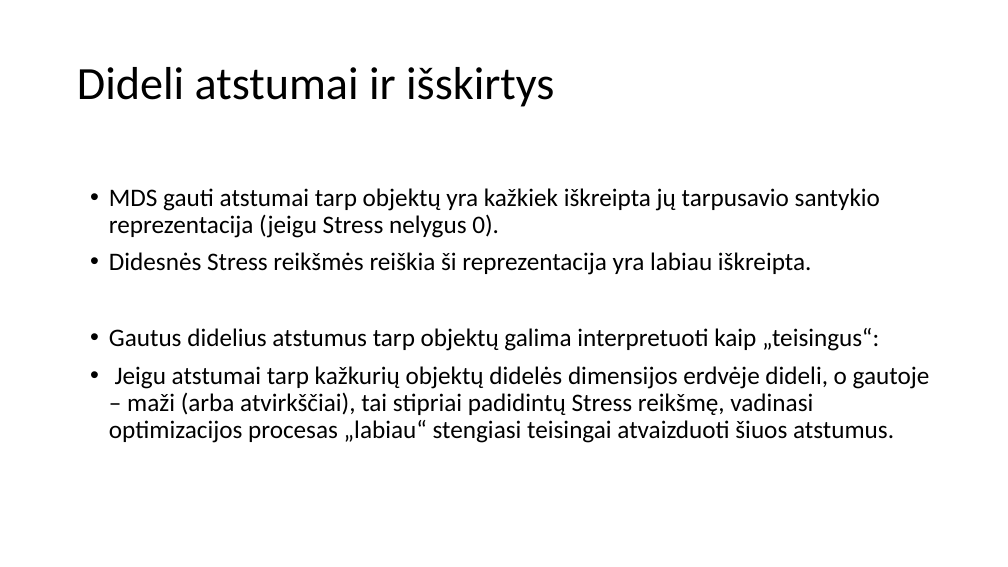
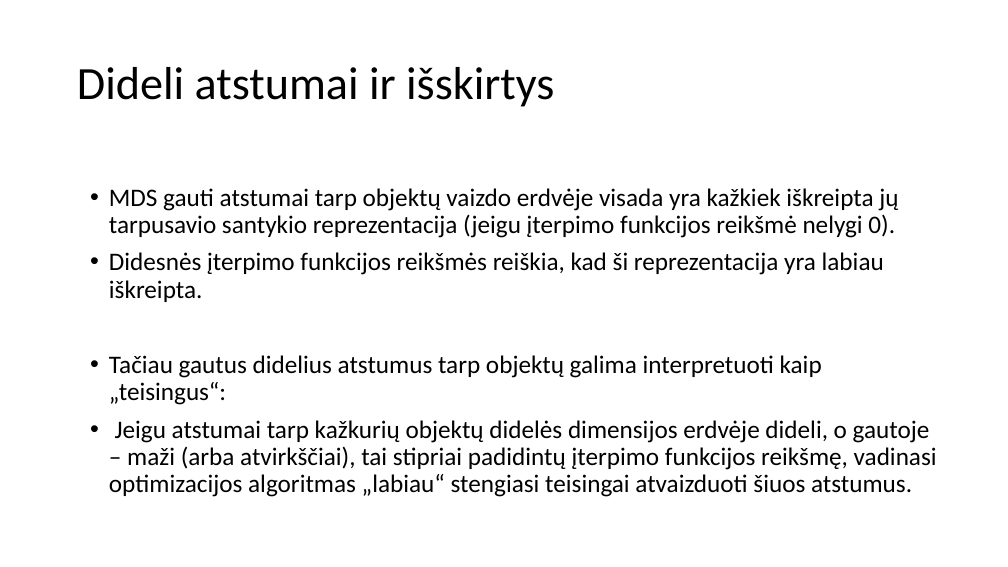
Before and after one commit to dovmar/PDVS, a slide deck: slide 33 of MDS/MDS_pristatymas.pptx (slide 29 before the commit). Drawn at 1008x567 pixels with LibreOffice and Linux fonts; fonts in the diff are those of the drawing. Boxes give left, top, right and bottom in pixels: in the first picture for what was removed or moved away, otherwise in the second. Text is boxed around its words. In the diff, an @@ line names an element or a change of style, - is before the commit and + after.

```diff
--- a/MDS/MDS_pristatymas.pptx
+++ b/MDS/MDS_pristatymas.pptx
@@ text at (109, 188, 937, 497): text changed @@
-• MDS gauti atstumai tarp objektų yra kažkiek iškreipta jų tarpusavio santykio reprezentacija (jeigu Stress nelygus 0).
-• Didesnės Stress reikšmės reiškia ši reprezentacija yra labiau iškreipta.
-• Gautus didelius atstumus tarp objektų galima interpretuoti kaip „teisingus“:
-• Jeigu atstumai tarp kažkurių objektų didelės dimensijos erdvėje dideli, o gautoje – maži (arba atvirkščiai), tai stipriai padidintų Stress reikšmę, vadinasi optimizacijos procesas „labiau“ stengiasi teisingai atvaizduoti šiuos atstumus.
+• MDS gauti atstumai tarp objektų vaizdo erdvėje visada yra kažkiek iškreipta jų tarpusavio santykio reprezentacija (jeigu įterpimo funkcijos reikšmė nelygi 0).
+• Didesnės įterpimo funkcijos reikšmės reiškia, kad ši reprezentacija yra labiau iškreipta.
+• Tačiau gautus didelius atstumus tarp objektų galima interpretuoti kaip „teisingus“:
+• Jeigu atstumai tarp kažkurių objektų didelės dimensijos erdvėje dideli, o gautoje – maži (arba atvirkščiai), tai stipriai padidintų įterpimo funkcijos reikšmę, vadinasi optimizacijos algoritmas „labiau“ stengiasi teisingai atvaizduoti šiuos atstumus.
```
Also in this commit, not shown: 10 other slides changed, 5 slides added, 3 slides removed, 3 other files.
